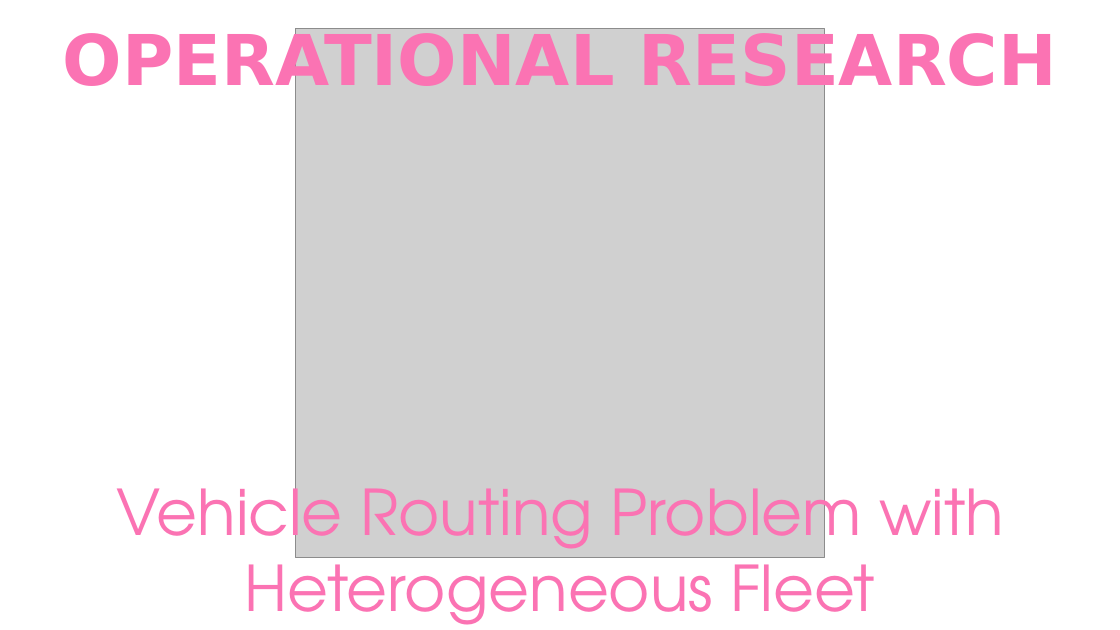
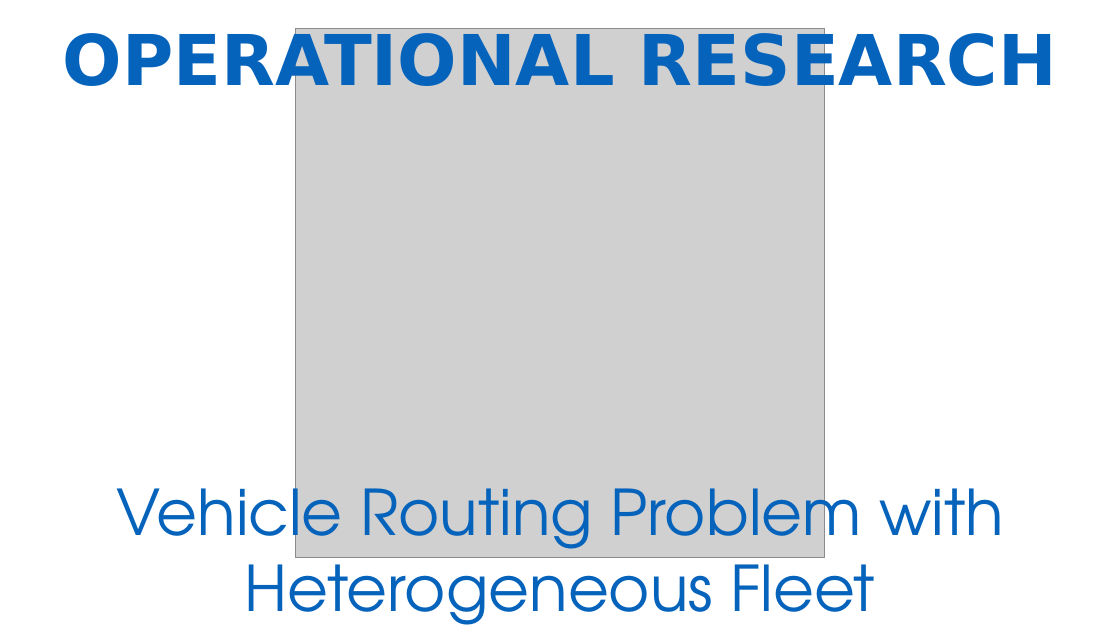
Before and after one commit to diassmatheus/en, a slide deck: slide 5 of assets/img/portfolio/cards-portifolio.pptx. Drawn at 1120x630 pixels with LibreOffice and Linux fonts; fonts in the diff are those of the drawing; grey boxes stand for pictures. Boxes give left, top, right and bottom in pixels: in the first picture for what was removed or moved away, otherwise in the second. Text is boxed around its words. In the diff, an @@ line names an element or a change of style, - is before the commit and + after.

```diff
--- a/assets/img/portfolio/cards-portifolio.pptx
+++ b/assets/img/portfolio/cards-portifolio.pptx
@@ text "OPERATIONAL RESEARCH" at <box>63,29,1057,100</box>: text colour #FB73B3 to #0563BB @@
@@ text "Vehicle Routing Problem with Heterogeneous ..." at <box>116,470,1004,625</box>: text colour #FB73B3 to #0563BB @@
```
Also in this commit, not shown: 4 other slides changed, 2 slides added, 8 other files.
